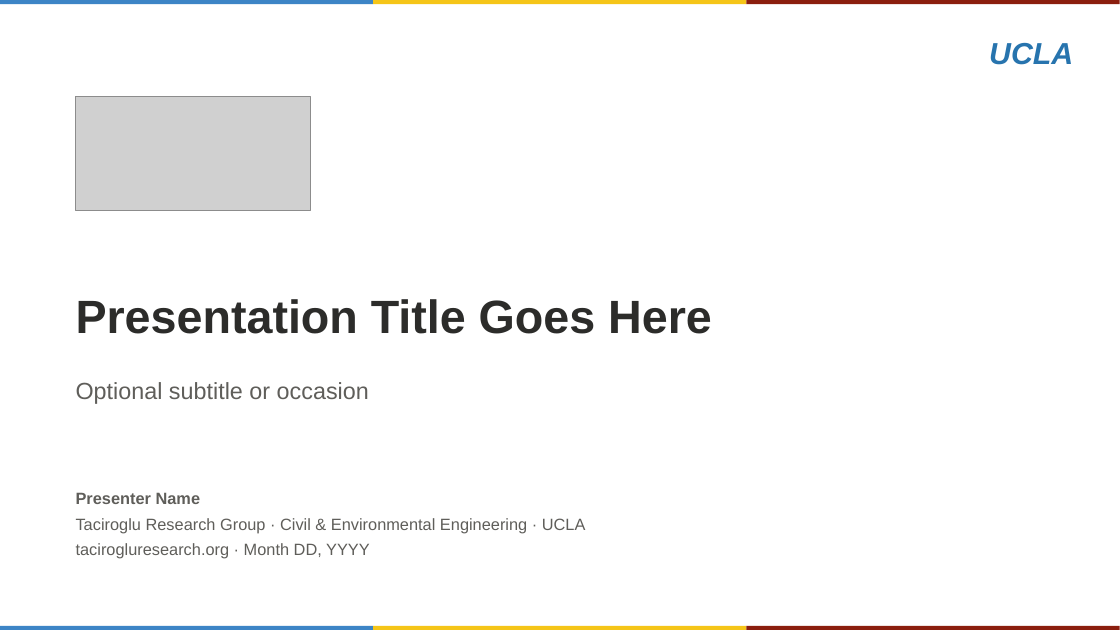
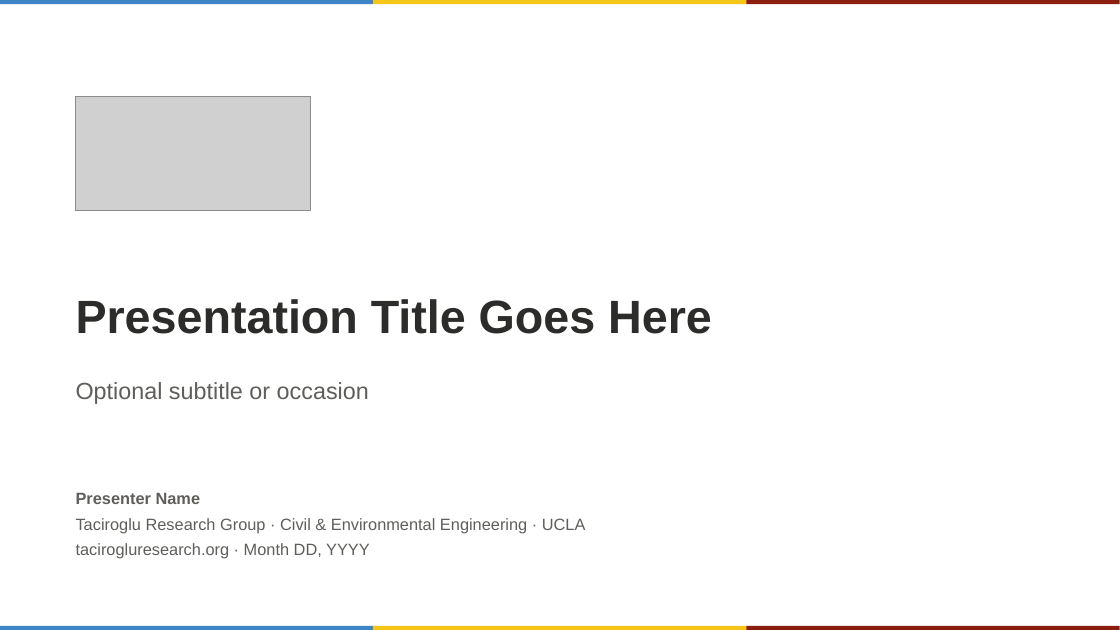
Before and after one commit to TRG-UCLA/templates, a slide deck: slide 1 of TRG-template-ucla-livery.pptx. Drawn at 1120x630 pixels with LibreOffice and Linux fonts; fonts in the diff are those of the drawing; grey boxes stand for pictures. Boxes give left, top, right and bottom in pixels: in the first picture for what was removed or moved away, otherwise in the second. Text is boxed around its words. In the diff, an @@ line names an element or a change of style, - is before the commit and + after.

Commit message:
UCLA mark on closing slide only

```diff
--- a/TRG-template-ucla-livery.pptx
+++ b/TRG-template-ucla-livery.pptx
@@ text removed at [989, 43, 1073, 65] @@
-UCLA
```
Also in this commit, not shown: 1 other file.
